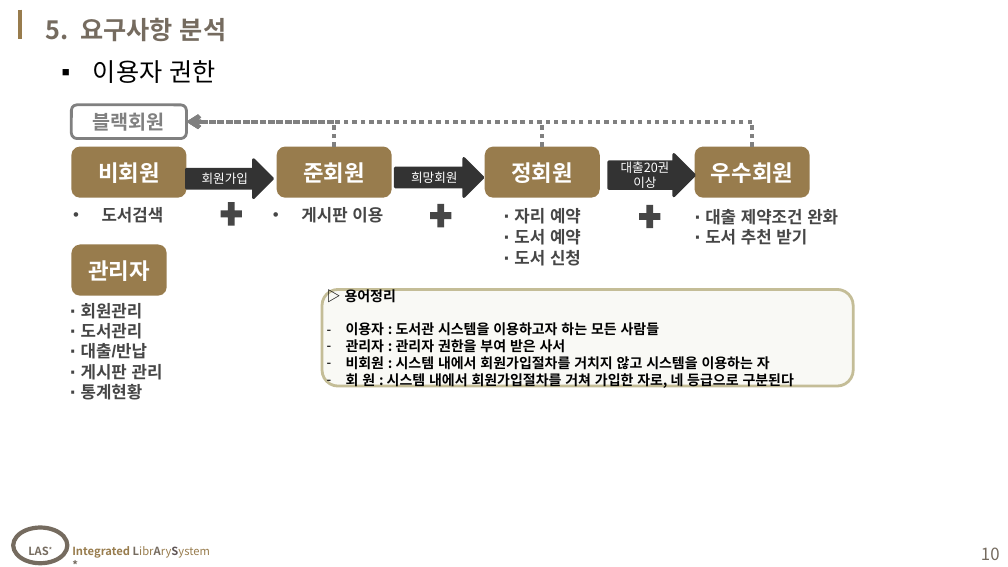
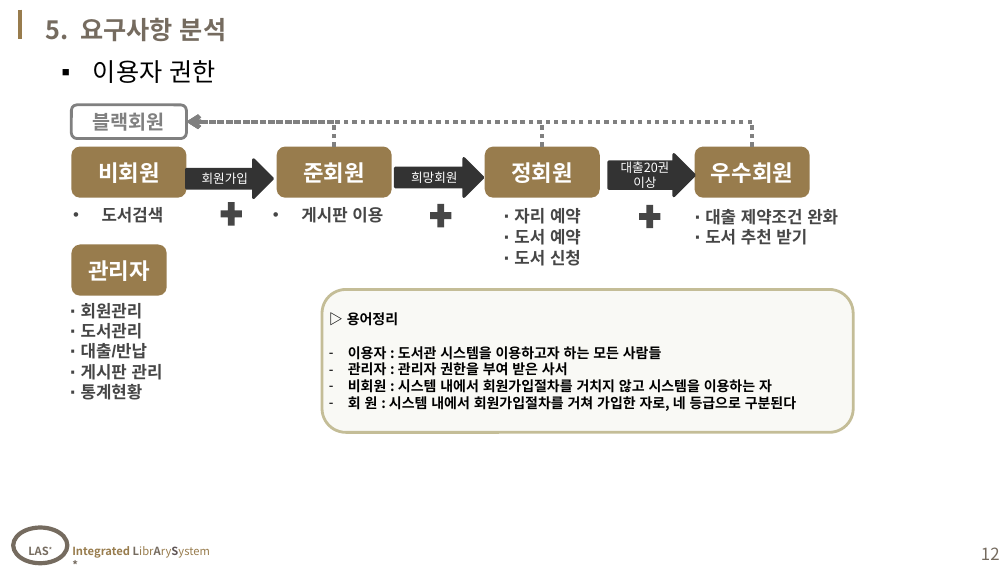
Before and after one commit to ChoiDV/learning, a slide deck: slide 12 of Note/교안/07_1'st Project/sample_ver0624.pptx (slide 10 before the commit). Drawn at 1008x567 pixels with LibreOffice and Linux fonts; fonts in the diff are those of the drawing; background and template pictures are left out. Boxes give left, top, right and bottom in pixels: in the first picture for what was removed or moved away, otherwise in the second. Text is boxed around its words. In the diff, an @@ line names an element or a change of style, - is before the commit and + after.

```diff
--- a/Note/교안/07_1'st Project/sample_ver0624.pptx
+++ b/Note/교안/07_1'st Project/sample_ver0624.pptx
@@ rounded rectangle "▷ 용어정리": place and size @@
-rounded rectangle "▷ 용어정리" at (323, 289, 854, 386)
+rounded rectangle "▷ 용어정리" at (323, 289, 854, 432)
@@ page number at (981, 547, 1000, 560): text changed @@
-10
+12
```
Also in this commit, not shown: 7 other slides changed, 11 slides added, 11 other files.
